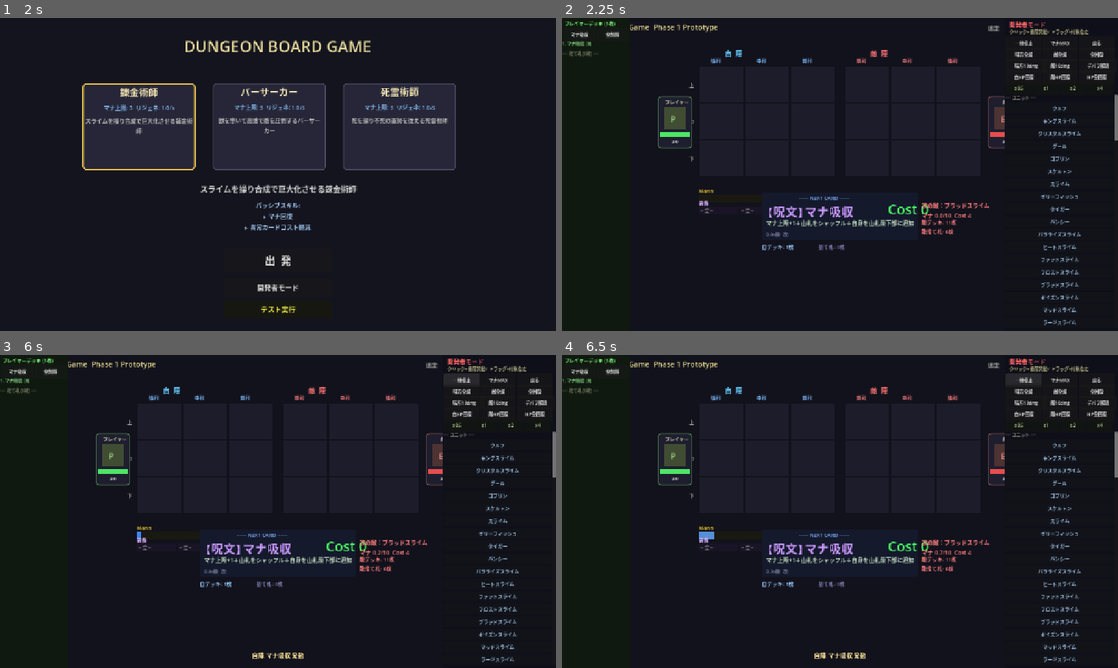
Above: before the commit, frames 1-4 (two rows, left to right).
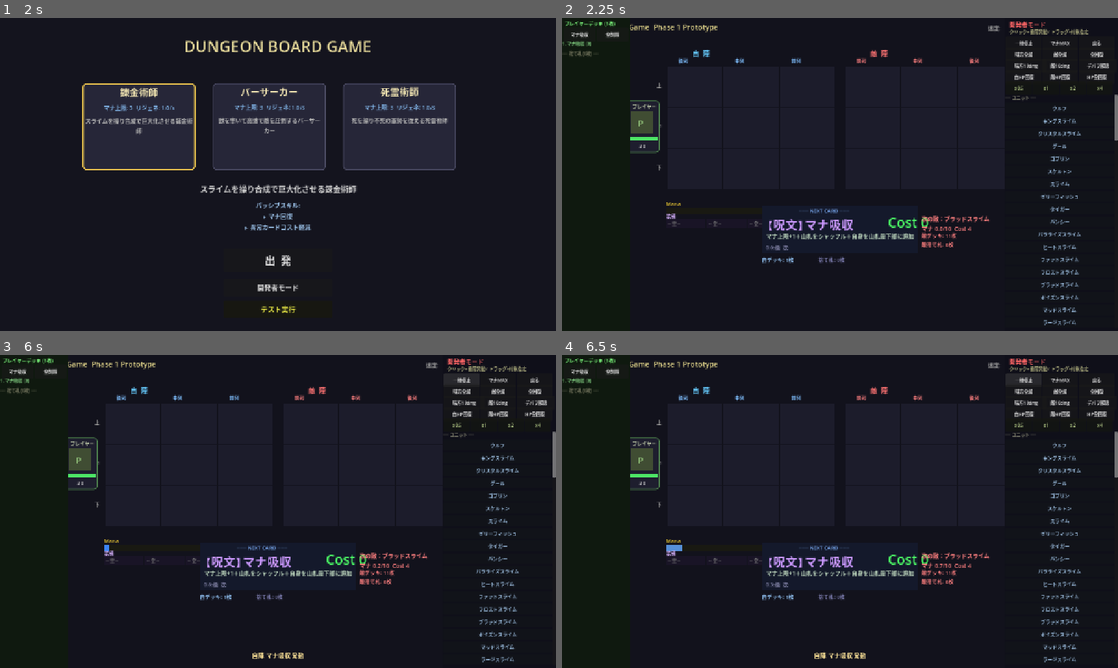
Above: after the commit, the same moments.

Repository: kazumak334-create/dungeon-board-game
Game: Godot game, scene res://scenes/Title.tscn
Two runs of this game, one before a commit and one after it. Both use one fixed random seed, a clock stepped at 60 frames per second and the inputs below.
Inputs:
- Up to frame 1 (2 s): click "出 発" at 0.5 s; click "← 戻る" at 1.25 s
- Up to frame 2 (2.25 s): click "開発者モード" at 2 s
- Up to frame 3 (6 s): click "x1" at 2.75 s; click "x2" at 3.5 s; click "x4" at 4.25 s; click "⏸" at 5 s; click "一時停止" at 5.75 s
- Up to frame 4 (6.5 s): no input

Frame 1 is identical in both runs. In frame 2, 4.0% of the frame differs, in the area x 12-80%, y 10-79%; in frame 3, 4.0%; in frame 4, 4.1%.

Commit message:
fix: ログパネルの背景・タイトルもデフォルト非表示+盤面セル拡大
- ログ背景(ColorRect)+タイトルラベルもデフォルト非表示
- Lキーで背景・タイトル・ログ本体の3つを連動トグル
- toggle_log()関数をGameUIに追加
- セルサイズ拡大（105x85→130x95）ログ分のスペースを盤面に活用

Co-Authored-By: Claude Opus 4.6 (1M context) <noreply@anthropic.com>

Diff:
--- a/scripts/GameUI.gd
+++ b/scripts/GameUI.gd
@@ -10,6 +10,8 @@
 var _damage_floats: Array = []             # [{label, timer, velocity}]
 var _event_bubble: Label = null            # 重要イベントフキダシ
 var _bubble_timer: float = 0.0             # フキダシ残り表示時間
+var _log_bg: ColorRect = null              # ログ背景
+var _log_title: Label = null               # ログタイトル
 var _cell_hp_bars: Array = []             # [side][r][c] -> ColorRect（セル内HPバー）
 var _cell_hp_labels: Array = []           # [side][r][c] -> Label（セル内HP数値）
 var _mana_gauge_bar: ColorRect = null     # マナゲージバー
@@ -208,18 +210,20 @@
 	# ---- 次カードパネル ----
 	_build_next_card_panel()
 
-	# ---- ログ ----
-	var log_bg := ColorRect.new()
-	log_bg.position = Vector2(1020, main.BOARD_TOP - 10)
-	log_bg.size     = Vector2(245, 3 * main.CELL_H + 30)
-	log_bg.color    = Color(0.04, 0.04, 0.07)
-	main.add_child(log_bg)
-
-	var log_title := Label.new()
-	log_title.text     = "ログ"
-	log_title.position = Vector2(1028, main.BOARD_TOP - 6)
-	log_title.modulate = Color(0.7, 0.7, 0.5)
-	main.add_child(log_title)
+	# ---- ログ（デフォルト非表示・Lキーでトグル） ----
+	_log_bg = ColorRect.new()
+	_log_bg.position = Vector2(1020, main.BOARD_TOP - 10)
+	_log_bg.size     = Vector2(245, 3 * main.CELL_H + 30)
+	_log_bg.color    = Color(0.04, 0.04, 0.07)
+	_log_bg.visible = false
+	main.add_child(_log_bg)
+
+	_log_title = Label.new()
+	_log_title.text     = "ログ（Lキーで表示）"
+	_log_title.position = Vector2(1028, main.BOARD_TOP - 6)
+	_log_title.modulate = Color(0.7, 0.7, 0.5)
+	_log_title.visible = false
+	main.add_child(_log_title)
 
 	main.log_label = Label.new()
 	main.log_label.position       = Vector2(1025, main.BOARD_TOP + 14)
@@ -227,7 +231,7 @@
 	main.log_label.add_theme_font_size_override("font_size", 11)
 	main.log_label.autowrap_mode  = TextServer.AUTOWRAP_WORD_SMART
 	main.log_label.modulate       = Color(0.78, 0.78, 0.78)
-	main.log_label.visible = false  # デフォルト非表示（Lキーでトグル）
+	main.log_label.visible = false
 	main.add_child(main.log_label)
 
 	# 重要イベントフキダシ（画面下部・3秒で消える）
@@ -939,6 +943,12 @@
 			for c in range(3):
 				main._cell_dirty[s][r][c] = true
 
+func toggle_log() -> void:
+	var visible = not main.log_label.visible
+	main.log_label.visible = visible
+	if _log_bg != null: _log_bg.visible = visible
+	if _log_title != null: _log_title.visible = visible
+
 func add_log(text: String) -> void:
 	var ms: float = float(Time.get_ticks_msec()) * 0.001
 	main.log_lines.append("[%.1fs] %s" % [ms, text])
--- a/scripts/Main.gd
+++ b/scripts/Main.gd
@@ -10,8 +10,8 @@
 var EffectExecutorScript = null  # 遅延ロード（preloadだとコンパイル時にフリーズ）
 
 # ---- レイアウト定数 ----
-const CELL_W    := 105
-const CELL_H    := 85
+const CELL_W    := 130
+const CELL_H    := 95
 const BOARD_TOP := 110   # 盤面上端Y
 
 # 中央GAP: 自陣前列と敵陣前列の間隔
@@ -297,7 +297,7 @@
 # ---- ゲームループ ----
 func _unhandled_input(event: InputEvent) -> void:
 	if event is InputEventKey and event.pressed and event.keycode == KEY_L:
-		log_label.visible = not log_label.visible
+		game_ui.toggle_log()
 
 func _process(delta: float) -> void:
 	# ダメージフロート+フキダシ更新
